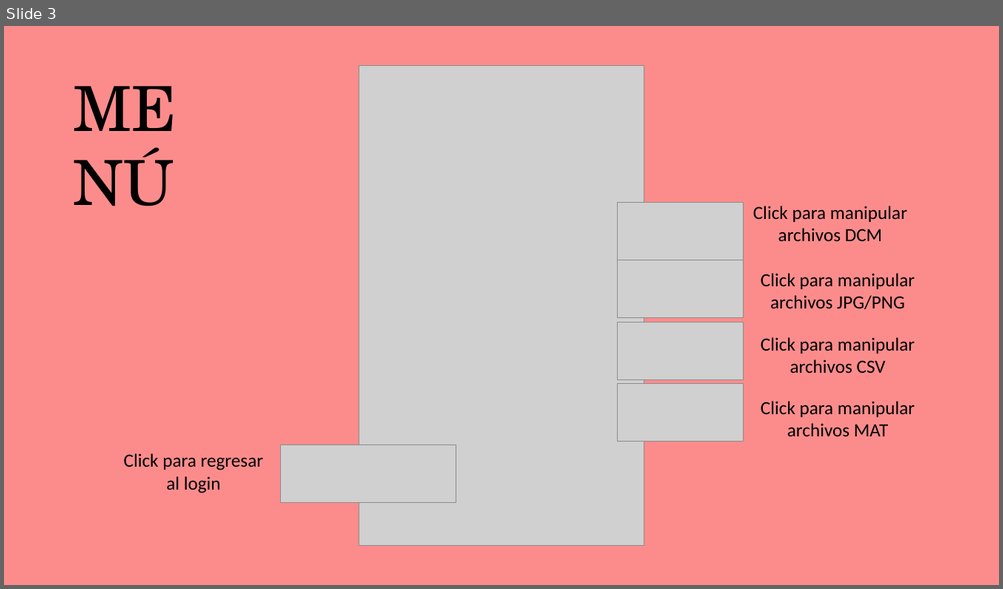
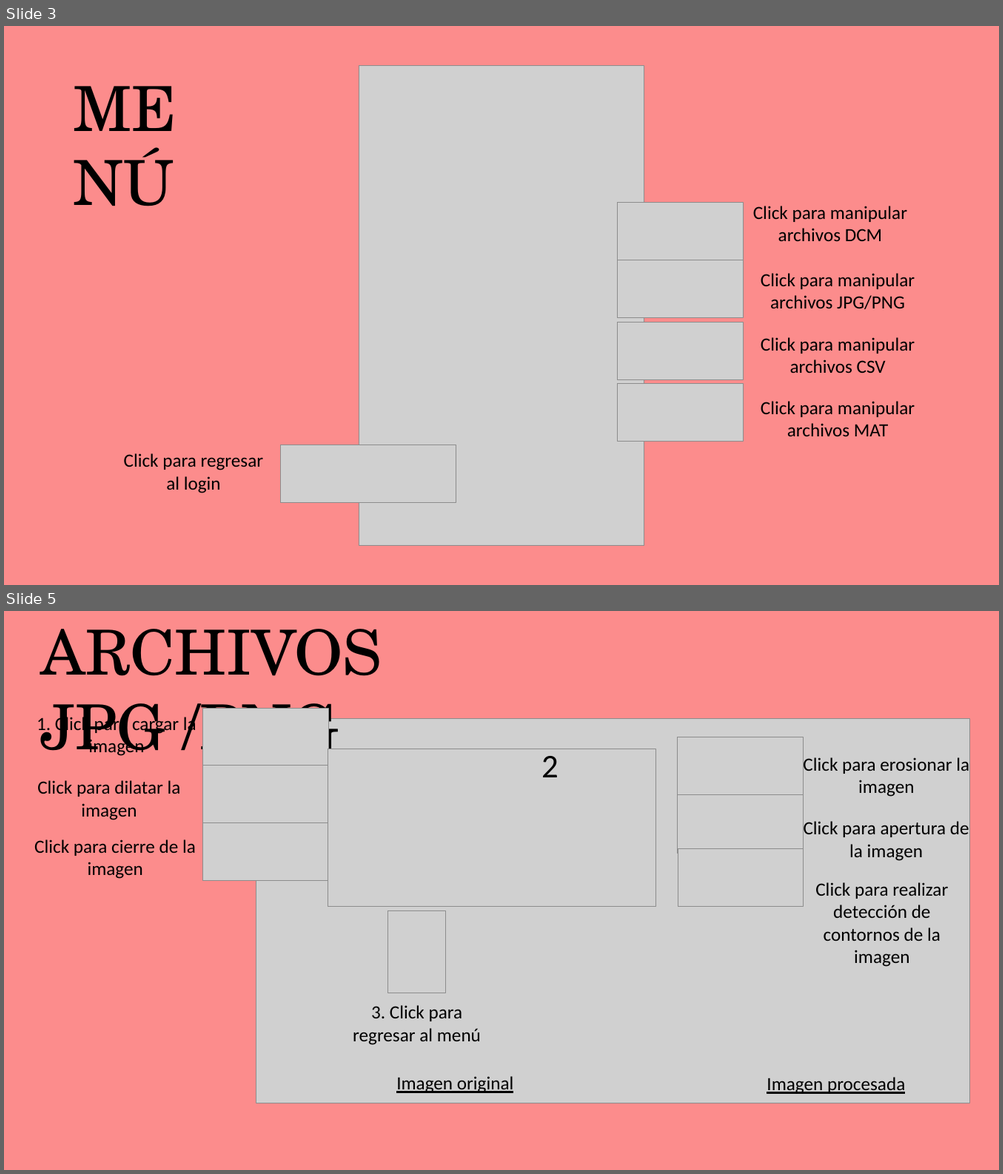
Before and after one commit to aniiiitaaaa22/entregable3, a slide deck: Manual.pptx. Shown one above the other, each under a label of ours: slide 3 before the commit, slides 3 and 5 after it; the slides between them are not shown. The pictures are 1003x589 and 1003x1174 pixels, drawn with LibreOffice and Linux fonts; fonts in the diff are those of the drawing; grey boxes stand for pictures. Boxes give left, top, right and bottom in pixels: in the first picture for what was removed or moved away, otherwise in the second. Text is boxed around its words. In the diff, an @@ line names an element or a change of style, - is before the commit and + after.

```diff
--- a/Manual.pptx
+++ b/Manual.pptx
@@ slide 5 added at bbox=[4, 611, 999, 1170], background #FC8C8C @@
@@ text added at bbox=[41, 629, 382, 767], 60 pt, text #000000 @@
+ARCHIVOS JPG /PNG
@@ text added at bbox=[37, 715, 196, 756], 18 pt, text #000000 @@
+1. Click para cargar la imagen
@@ picture added at bbox=[202, 708, 328, 766] @@
@@ picture added at bbox=[256, 718, 969, 1103] @@
@@ picture added at bbox=[677, 737, 803, 795] @@
@@ picture added at bbox=[202, 766, 328, 823] @@
@@ picture added at bbox=[328, 749, 655, 907] @@
@@ text added at bbox=[541, 756, 558, 777], 32 pt, text #000000 @@
+2
@@ text added at bbox=[802, 755, 969, 797], 18 pt, text #000000 @@
+Click para erosionar la imagen
@@ text added at bbox=[37, 780, 181, 820], 18 pt, text #000000 @@
+Click para dilatar la imagen
@@ picture added at bbox=[677, 795, 803, 854] @@
@@ picture added at bbox=[202, 823, 328, 881] @@
@@ text added at bbox=[803, 821, 969, 861], 18 pt, text #000000 @@
+Click para apertura de la imagen
@@ text added at bbox=[34, 840, 196, 879], 18 pt, text #000000 @@
+Click para cierre de la imagen
@@ picture added at bbox=[677, 849, 803, 907] @@
@@ text added at bbox=[815, 883, 948, 967], 18 pt, text #000000 @@
+Click para realizar detección de contornos de la imagen
@@ picture added at bbox=[387, 911, 446, 993] @@
@@ text added at bbox=[353, 1005, 481, 1045], 18 pt, text #000000 @@
+3. Click para regresar al menú
@@ text added at bbox=[396, 1076, 513, 1093], 18 pt, text #000000, underline @@
+Imagen original
@@ text added at bbox=[766, 1077, 905, 1094], 18 pt, text #000000, underline @@
+Imagen procesada
```
Also in this commit, not shown: 2 slides changed, 7 other files.
